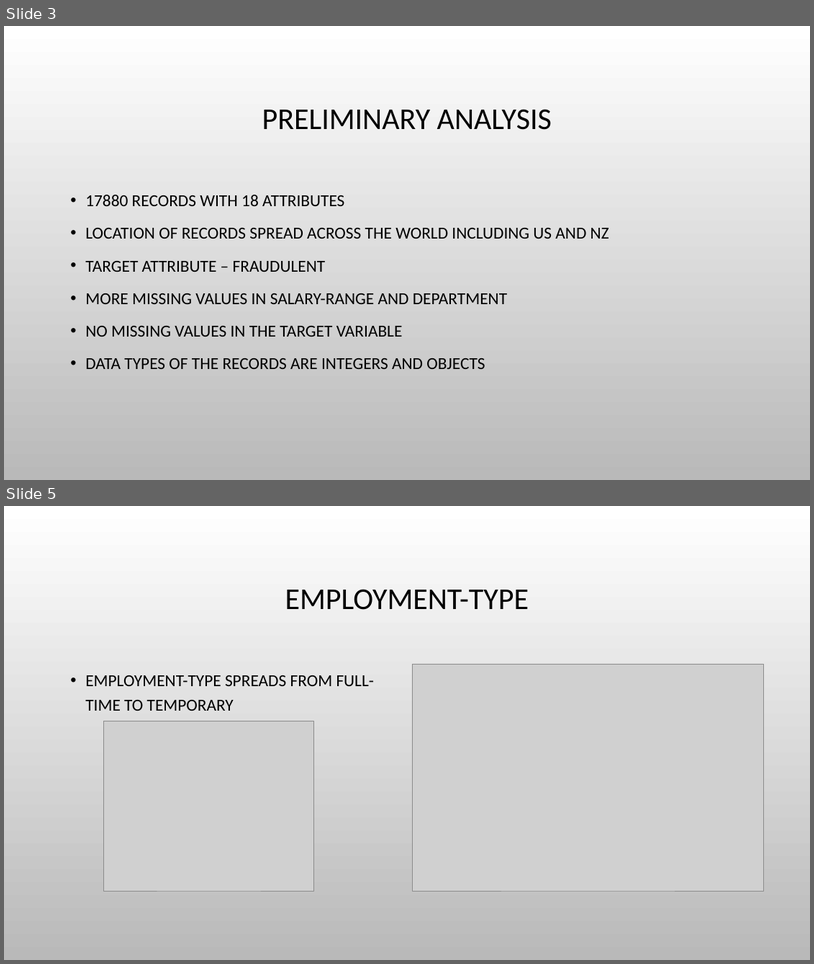
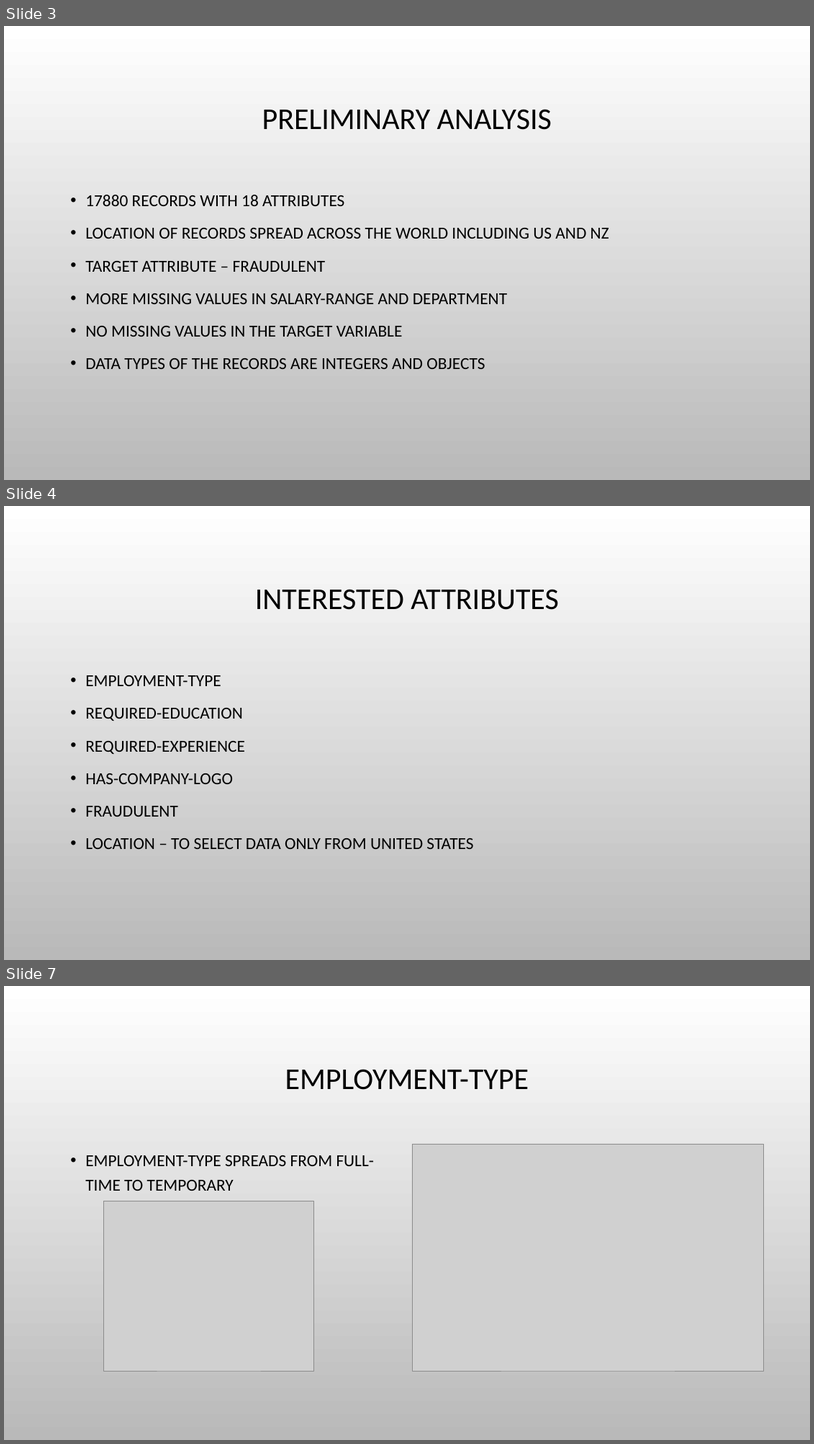
Before and after one commit to hjyoon16/Fake_Job_Post_Classification, a slide deck: 502projectPresentation.pptx. Shown one above the other, each under a label of ours: slides 3 and 5 before the commit, slides 3, 4 and 7 after it; the slides between them are not shown. The pictures are 814x964 and 814x1444 pixels, drawn with LibreOffice and Linux fonts; fonts in the diff are those of the drawing; grey boxes stand for pictures; background and template pictures are left out. Boxes give left, top, right and bottom in pixels: in the first picture for what was removed or moved away, otherwise in the second. Text is boxed around its words. In the diff, an @@ line names an element or a change of style, - is before the commit and + after.

```diff
--- a/502projectPresentation.pptx
+++ b/502projectPresentation.pptx
@@ slide 4 added at [4,506,810,960], background picture (left out) @@
@@ title added at [255,589,558,610], 36 pt, text #000000 @@
+INTERESTED ATTRIBUTES
@@ text added at [85,675,473,849], 20 pt, text #000000 @@
+• EMPLOYMENT-TYPE
+• REQUIRED-EDUCATION
+• REQUIRED-EXPERIENCE
+• HAS-COMPANY-LOGO
+• FRAUDULENT
+• LOCATION – TO SELECT DATA ONLY FROM UNITED STATES
@@ what was slide 5 is now slide 7 @@
```
Also in this commit, not shown: 2 slides changed, 4 other slides added.
